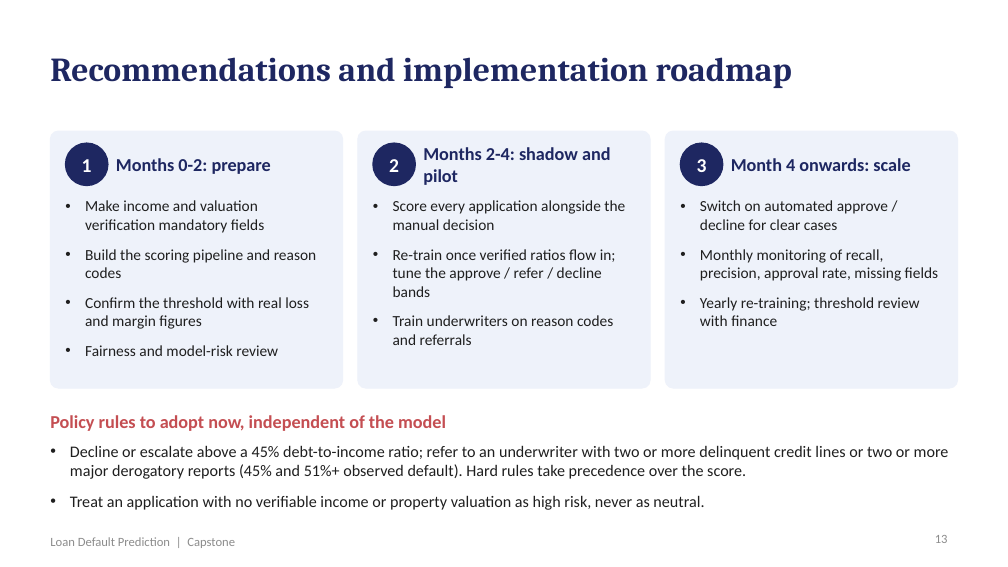
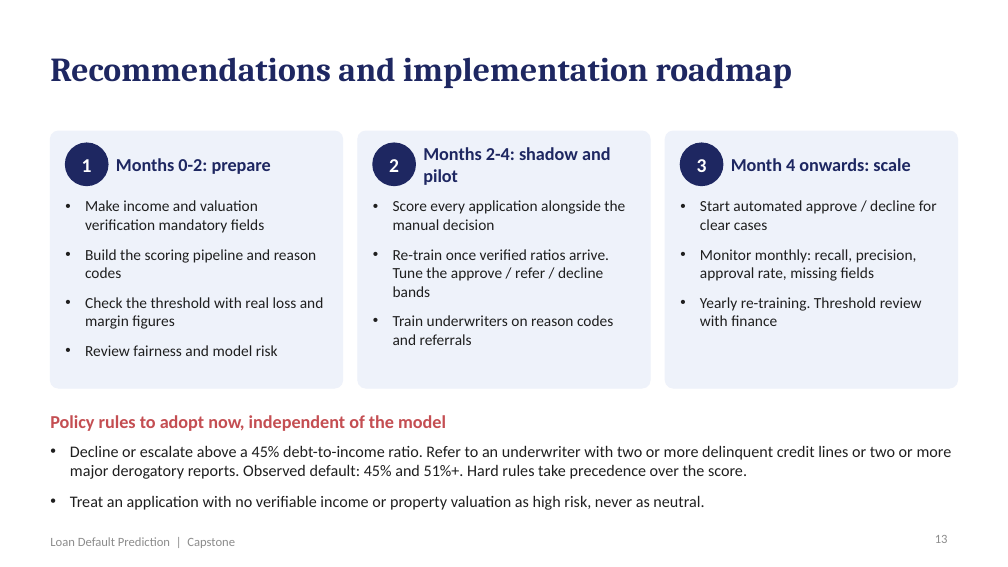
Before and after one commit to shubham1891/Personal-code, a slide deck: slide 13 of presentation/Loan_Default_Prediction_Presentation.pptx. Drawn at 1008x567 pixels with LibreOffice and Linux fonts; fonts in the diff are those of the drawing. Boxes give left, top, right and bottom in pixels: in the first picture for what was removed or moved away, otherwise in the second. Text is boxed around its words. In the diff, an @@ line names an element or a change of style, - is before the commit and + after.

```diff
--- a/presentation/Loan_Default_Prediction_Presentation.pptx
+++ b/presentation/Loan_Default_Prediction_Presentation.pptx
@@ text at [700,200,937,326]: text changed @@
-• Switch on automated approve / decline for clear cases
-• Monthly monitoring of recall, precision, approval rate, missing fields
-• Yearly re-training; threshold review with finance
+• Start automated approve / decline for clear cases
+• Monitor monthly: recall, precision, approval rate, missing fields
+• Yearly re-training. Threshold review with finance
@@ text at [393,249,609,297]: text changed @@
-• Re-train once verified ratios flow in; tune the approve / refer / decline bands
+• Re-train once verified ratios arrive. Tune the approve / refer / decline bands
@@ text at [85,297,324,356]: text changed @@
-• Confirm the threshold with real loss and margin figures
-• Fairness and model-risk review
+• Check the threshold with real loss and margin figures
+• Review fairness and model risk
@@ text at [70,445,952,479]: text changed @@
-• Decline or escalate above a 45% debt-to-income ratio; refer to an underwriter with two or more delinquent credit lines or two or more major derogatory reports (45% and 51%+ observed default). Hard rules take precedence over the score.
+• Decline or escalate above a 45% debt-to-income ratio. Refer to an underwriter with two or more delinquent credit lines or two or more major derogatory reports. Observed default: 45% and 51%+. Hard rules take precedence over the score.
```
Also in this commit, not shown: 18 other slides changed, 5 other files.
